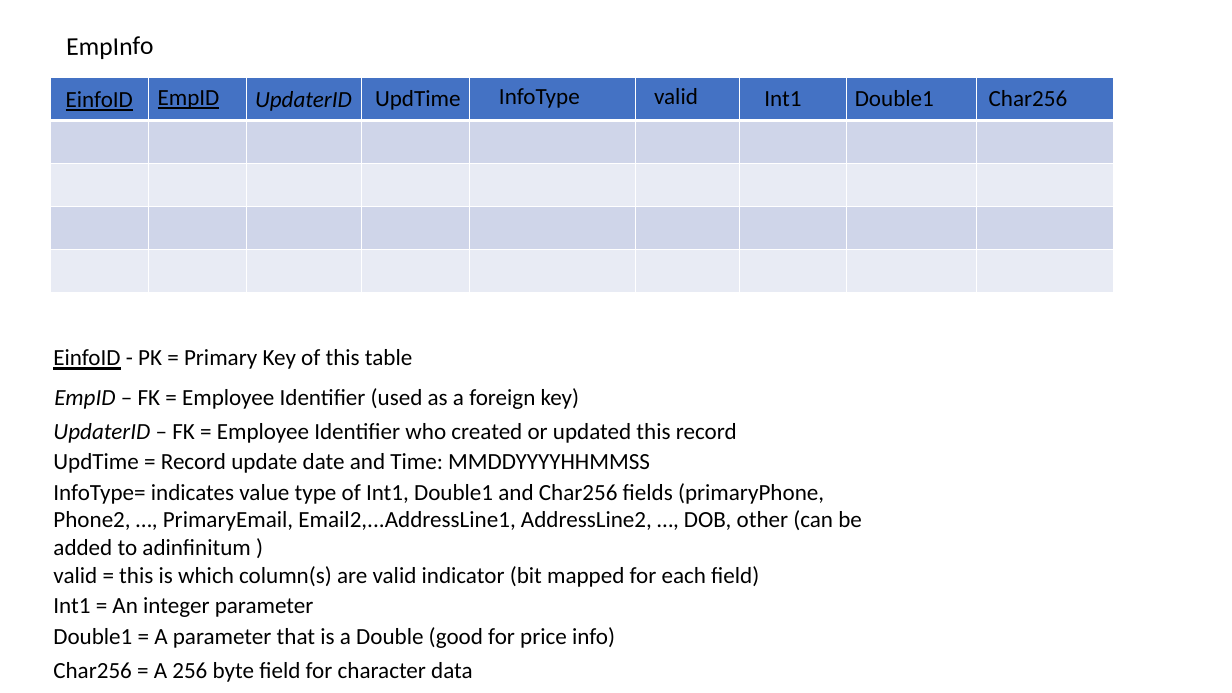
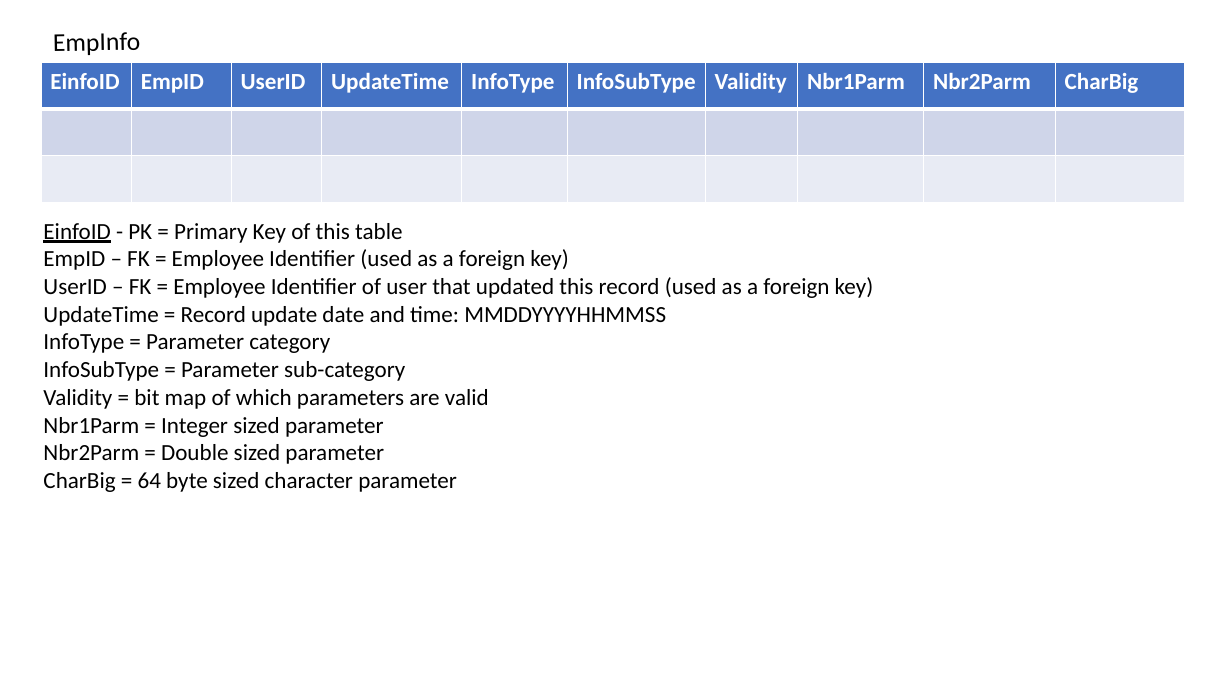
Before and after one commit to andrewroe/rosiessalon, a slide deck: slide 3 of documents/RosieSalonDataModel.pptx (slide 8 before the commit). Drawn at 1232x693 pixels with LibreOffice and Linux fonts; fonts in the diff are those of the drawing. Boxes give left, top, right and bottom in pixels: in the first picture for what was removed or moved away, otherwise in the second. Text is boxed around its words. In the diff, an @@ line names an element or a change of style, - is before the commit and + after.

Commit message:
update data model Power Point doc

```diff
--- a/documents/RosieSalonDataModel.pptx
+++ b/documents/RosieSalonDataModel.pptx
@@ text "EmpInfo" moved from (x1=66, y1=36, x2=153, y2=59) to (x1=53, y1=32, x2=140, y2=55) @@
@@ table added at (x1=41, y1=63, x2=1183, y2=496), 3 rows, 10 columns @@
+EinfoID | EmpID | UserID | UpdateTime | InfoType | InfoSubType | Validity | Nbr1Parm | Nbr2Parm | CharBig
+ |  |  |  |  |  |  |  |  | 
+ |  |  |  |  |  |  |  |  | 
@@ table removed at (x1=51, y1=78, x2=1113, y2=292), 5 rows, 9 columns @@
- |  |  |  |  |  |  |  | 
- |  |  |  |  |  |  |  | 
- |  |  |  |  |  |  |  | 
- |  |  |  |  |  |  |  | 
- |  |  |  |  |  |  |  | 
@@ text "EmpID" moved from (x1=158, y1=90, x2=220, y2=109) to (x1=141, y1=74, x2=204, y2=93) @@
@@ text at (x1=257, y1=77, x2=320, y2=89): text changed @@
-UpdaterID
+UserID
@@ text removed at (x1=499, y1=88, x2=580, y2=108) @@
-InfoType
@@ text removed at (x1=654, y1=88, x2=698, y2=104) @@
-valid
@@ text at (x1=1047, y1=73, x2=1139, y2=159): text changed @@
-Char256 = A 256 byte field for character data
+CharBig = A 64 byte field for characte
@@ text removed at (x1=66, y1=91, x2=133, y2=111) @@
-EinfoID
@@ text removed at (x1=375, y1=90, x2=460, y2=110) @@
-UpdTime
@@ text removed at (x1=764, y1=91, x2=801, y2=106) @@
-Int1
@@ text removed at (x1=855, y1=90, x2=934, y2=106) @@
-Double1
@@ text removed at (x1=989, y1=90, x2=1068, y2=106) @@
-Char256
@@ text "EinfoID - PK = Primary ..." moved from (x1=53, y1=349, x2=412, y2=370) to (x1=43, y1=223, x2=874, y2=492) @@
@@ text at (x1=43, y1=249, x2=874, y2=492): paragraphs added @@
+EmpID – FK = Employee Identifier (used as a foreign key)
+UserID – FK = Employee Identifier of user that updated this record (used as a foreign key)
+UpdateTime = Record update date and time: MMDDYYYYHHMMSS
+InfoType = Parameter category
+InfoSubType = Parameter sub-category
+Validity = bit map of which parameters are valid
+Nbr1Parm = Integer sized parameter
+Nbr2Parm = Double sized parameter
+CharBig = 64 byte sized character parameter
@@ text removed at (x1=54, y1=388, x2=580, y2=409) @@
-EmpID – FK = Employee Identifier (used as a foreign key)
@@ text removed at (x1=53, y1=423, x2=737, y2=443) @@
-UpdaterID – FK = Employee Identifier who created or updated this record
@@ text removed at (x1=53, y1=453, x2=650, y2=473) @@
-UpdTime = Record update date and Time: MMDDYYYYHHMMSS
@@ text removed at (x1=53, y1=483, x2=862, y2=555) @@
-InfoType= indicates value type of Int1, Double1 and Char256 fields (primaryPhone, Phone2, …, PrimaryEmail, Email2,...AddressLine1, AddressLine2, …, DOB, other (can be added to adinfinitum )
@@ text removed at (x1=53, y1=566, x2=759, y2=587) @@
-valid = this is which column(s) are valid indicator (bit mapped for each field)
@@ text removed at (x1=53, y1=597, x2=314, y2=617) @@
-Int1 = An integer parameter
@@ text removed at (x1=53, y1=627, x2=615, y2=648) @@
-Double1 = A parameter that is a Double (good for price info)
```
Also in this commit, not shown: 11 other slides changed.
